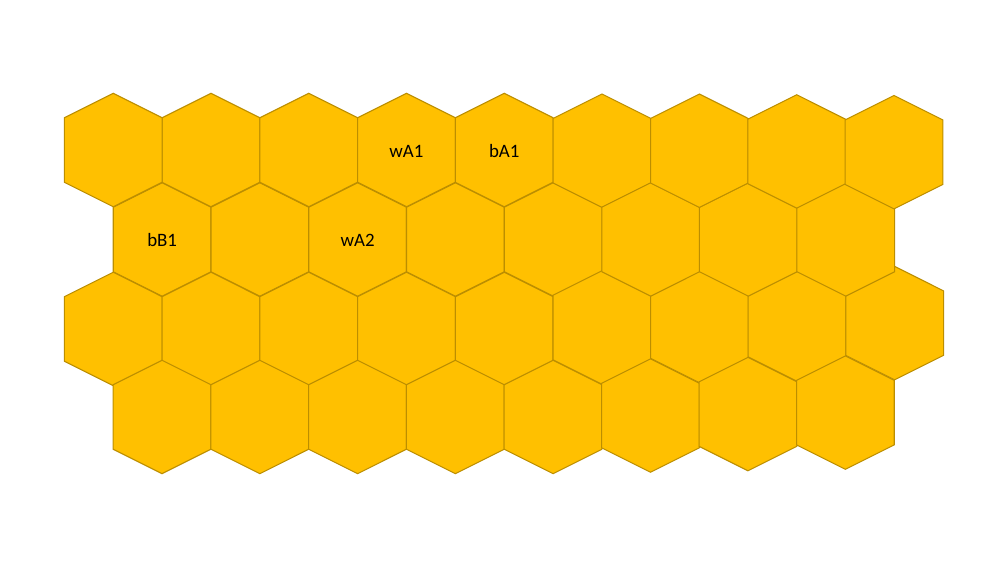
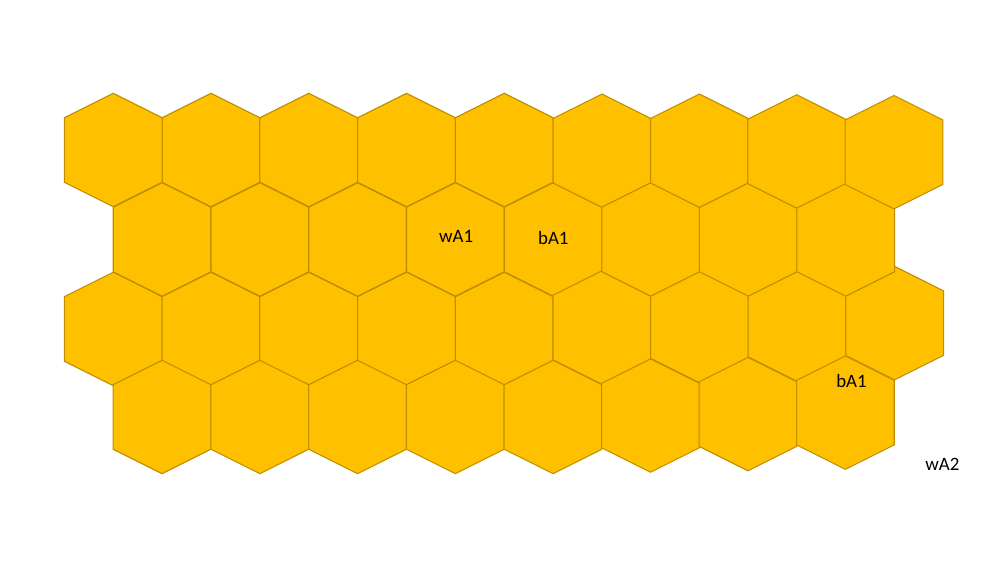
Before and after one commit to ay-sbu/ai-hive-game-python, a slide deck: slide 5 of hive.pptx. Drawn at 1008x567 pixels with LibreOffice and Linux fonts; fonts in the diff are those of the drawing. Boxes give left, top, right and bottom in pixels: in the first picture for what was removed or moved away, otherwise in the second. Text is boxed around its words. In the diff, an @@ line names an element or a change of style, - is before the commit and + after.

```diff
--- a/hive.pptx
+++ b/hive.pptx
@@ text removed at (x1=147, y1=233, x2=177, y2=246) @@
-bB1
@@ text "wA1" moved from (x1=389, y1=144, x2=423, y2=157) to (x1=439, y1=230, x2=473, y2=242) @@
@@ text "bA1" moved from (x1=489, y1=144, x2=519, y2=157) to (x1=538, y1=231, x2=568, y2=244) @@
@@ text added at (x1=836, y1=374, x2=866, y2=387), 18 pt, text #000000 @@
+bA1
@@ text "wA2" moved from (x1=341, y1=233, x2=375, y2=246) to (x1=925, y1=457, x2=959, y2=470) @@
```
Also in this commit, not shown: 1 other slide changed, 6 other files.
